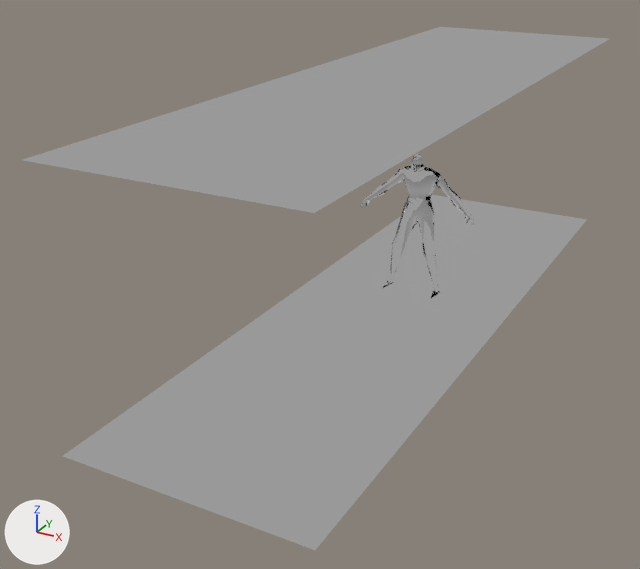
Before and after pictures for a commit that changed the Blender file Assets/Blender/Barbarian.blend.
One viewpoint serves both versions: a 50 mm lens placed at (4.25, -10.33, 4.92), pointed at (-0.63, -1.45, 0.48). The lights are fixed; the arrows at lower left show +X, +Y and +Z.
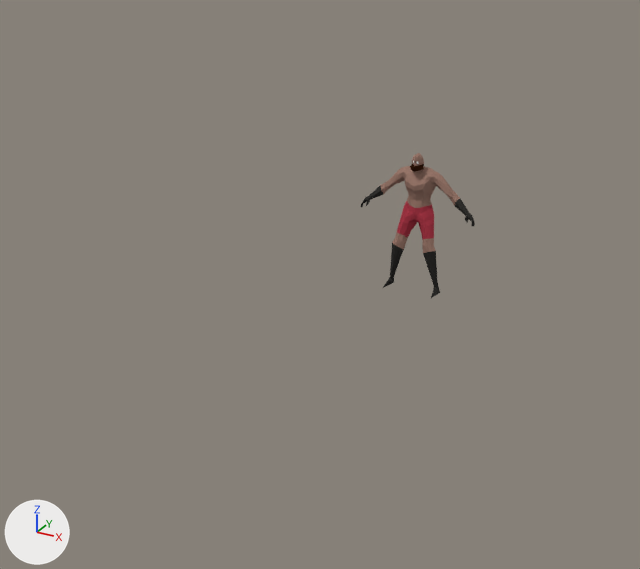
Changed parts and their boxes [x1, y1, x2, y2] in the pictures (640 x 569 px):
'Plane.001', deleted: before [63, 195, 587, 550]
'Plane', deleted: before [23, 27, 609, 213]
'Barbarian', surface changed: [361, 153, 475, 298] in both

Edits to the bpy script that builds the scene:
```text
Add img_barbarian_png_001:
    img_barbarian_png_001 = load_image('Barbarian.png.001', '../Textures/Barbarian.png', 32, 32, 'sRGB')
Change mat_material:
    where n0 = _N.new('ShaderNodeOutputMaterial'); n0.name = 'Material Output'
    remove n1 = _N.new('ShaderNodeBsdfGlass'); n1.name = 'Glass BSDF'
    remove n1.distribution = 'BECKMANN'
    remove n1.inputs[2].default_value = 1.3  # 'IOR'
    remove _L.new(n1.outputs[0], n0.inputs[0])  # 'BSDF' to 'Surface'
    add n2 = _N.new('ShaderNodeBsdfDiffuse'); n2.name = 'Diffuse BSDF'
    add n3 = _N.new('ShaderNodeTexImage'); n3.name = 'Image Texture'
    add n3.image = img_barbarian_png_001
    add _L.new(n2.outputs[0], n0.inputs[0])  # 'BSDF' to 'Surface'
    add _L.new(n3.outputs[0], n2.inputs[0])  # 'Color' to 'Color'
Remove ob_plane_001:
    ob_plane_001 = bpy.data.objects.new('Plane.001', me_plane_001)
    ob_plane_001.location = (0.02, -0.6, -0.02)
    ob_plane_001.rotation_euler = (0.0, 0.0, 1.571)  # degrees (0, 0, 90)
    ob_plane_001.scale = (4.65, 1.39, 1.39)
Remove ob_plane:
    ob_plane = bpy.data.objects.new('Plane', me_plane)
    ob_plane.location = (0.02, -0.6, 2.91)
    ob_plane.rotation_euler = (0.0, 0.0, 1.571)  # degrees (0, 0, 90)
    ob_plane.scale = (4.65, 1.39, 1.39)
```
